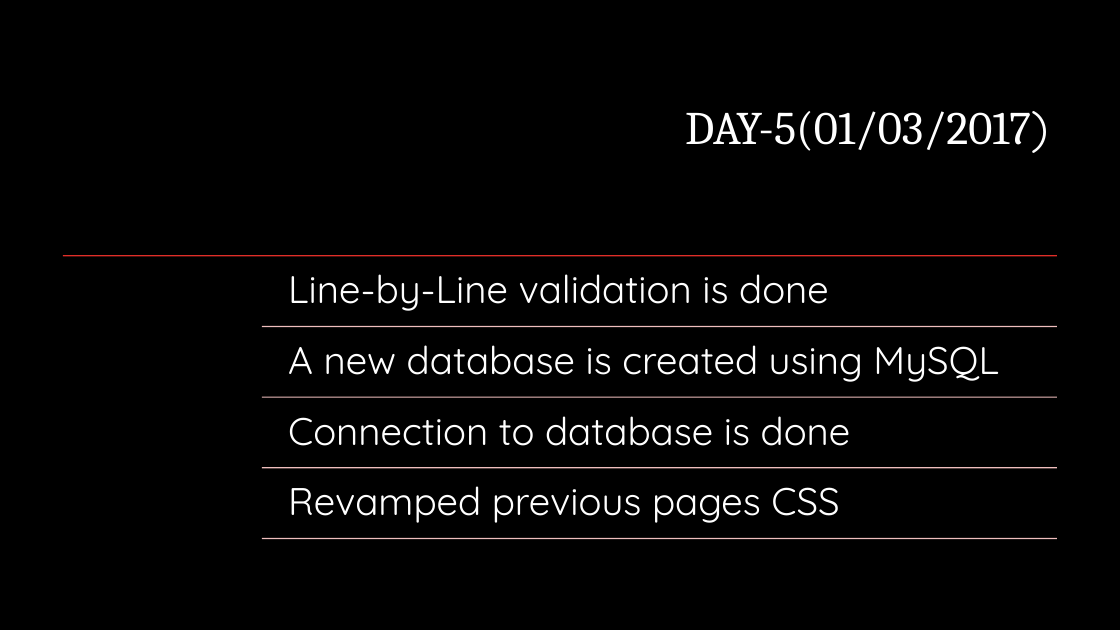
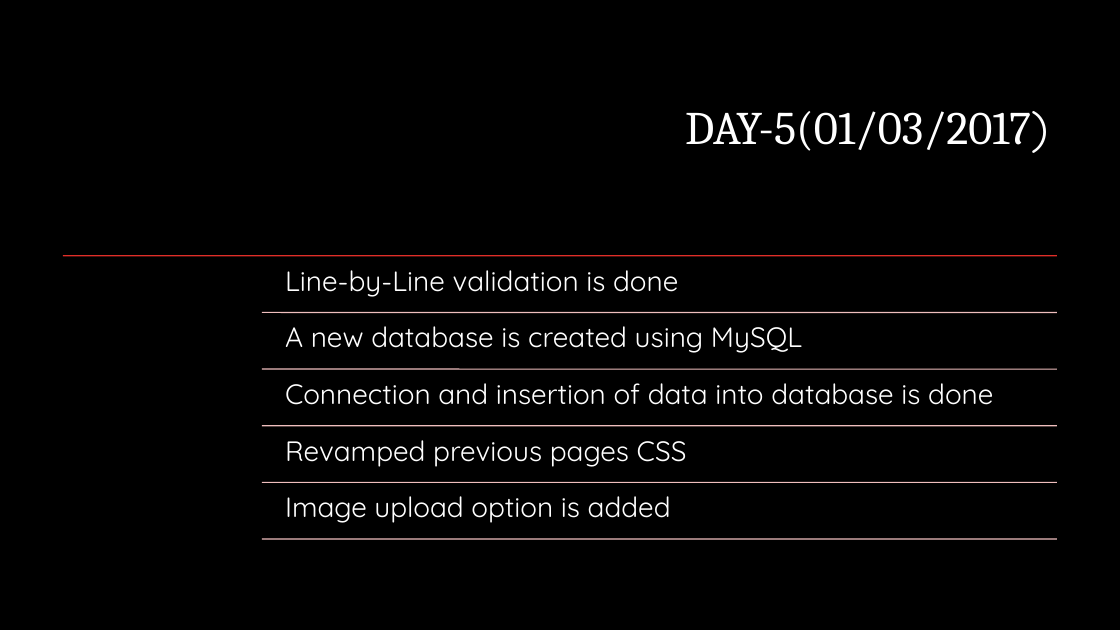
Before and after one commit to priyasatbhaya/IT_WEBD, a slide deck: slide 19 of Internet and web technology new ppt.pptx. Drawn at 1120x630 pixels with LibreOffice and Linux fonts; fonts in the diff are those of the drawing; background and template pictures are left out. Boxes give left, top, right and bottom in pixels: in the first picture for what was removed or moved away, otherwise in the second. Text is boxed around its words. In the diff, an @@ line names an element or a change of style, - is before the commit and + after.

```diff
--- a/Internet and web technology new ppt.pptx
+++ b/Internet and web technology new ppt.pptx
@@ line moved from (262, 327) - (1057, 327) to (262, 313) - (1057, 313) @@
@@ text "A new database is created ...": place and size @@
-text "A new database is created ..." at (288,345,999,382)
+text "A new database is created ..." at (285,326,802,353)
@@ line added from (262, 369) to (1057, 369), #F0BEBE 1 pt @@
@@ text at (285,383,993,405): text changed; size 33 to 24 pt @@
-Connection to database is done
+Connection and insertion of data into database is done
@@ line moved from (262, 397) - (1057, 397) to (262, 426) - (1057, 426) @@
@@ size 33 to 24 pt; less space between paragraphs in 3 elements at (285,270,678,297), (285,326,802,353), (285,440,687,467) @@
@@ text "Revamped previous pages CSS": place and size @@
-text "Revamped previous pages CSS" at (288,486,839,523)
+text "Revamped previous pages CSS" at (285,440,687,467)
@@ line moved from (262, 468) - (1057, 468) to (262, 482) - (1057, 482) @@
@@ text added at (285,496,671,523), 24 pt, text #FFFFFF @@
+Image upload option is added
```
Also in this commit, not shown: 10 other slides changed, 1 slide added, 1 slide removed, 13 other files.
